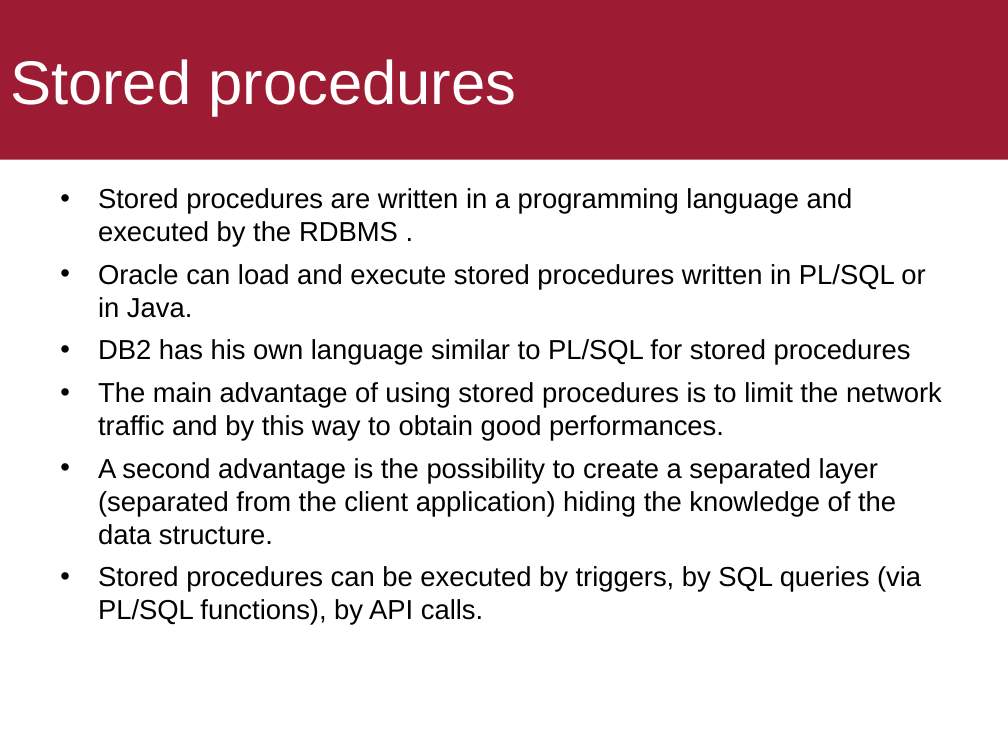
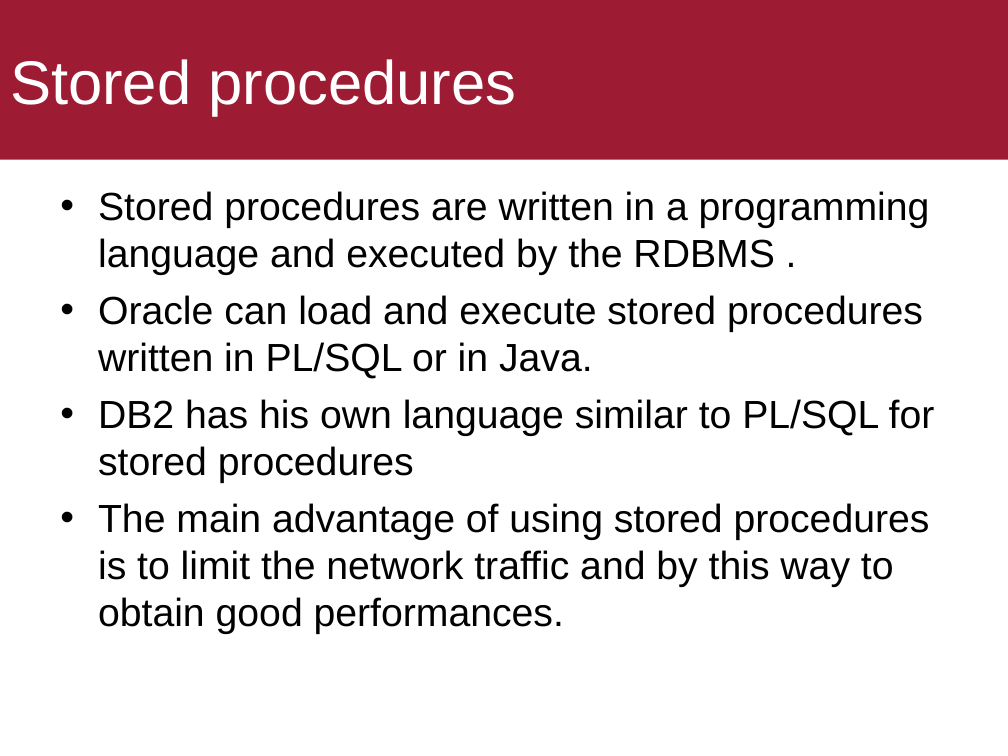
Before and after one commit to ekof-dss/teaching-samples-2021-22, a slide deck: slide 57 of presentations/05-02-sql.ppt (slide 82 before the commit). Drawn at 1008x756 pixels with LibreOffice and Linux fonts; fonts in the diff are those of the drawing. Boxes give left, top, right and bottom in pixels: in the first picture for what was removed or moved away, otherwise in the second. Text is boxed around its words. In the diff, an @@ line names an element or a change of style, - is before the commit and + after.

```diff
--- a/presentations/05-02-sql.ppt
+++ b/presentations/05-02-sql.ppt
@@ text "Stored procedures are written in ..." at (98,191,935,634): size 19.6 to 28 pt @@
@@ text at (98,458,921,625): paragraphs removed @@
-• A second advantage is the possibility to create a separated layer (separated from the client application) hiding the knowledge of the data structure.
-• Stored procedures can be executed by triggers, by SQL queries (via PL/SQL functions), by API calls.
```
Also in this commit, not shown: 50 other slides changed, 1 slide added, 31 slides removed, 4 other files.
